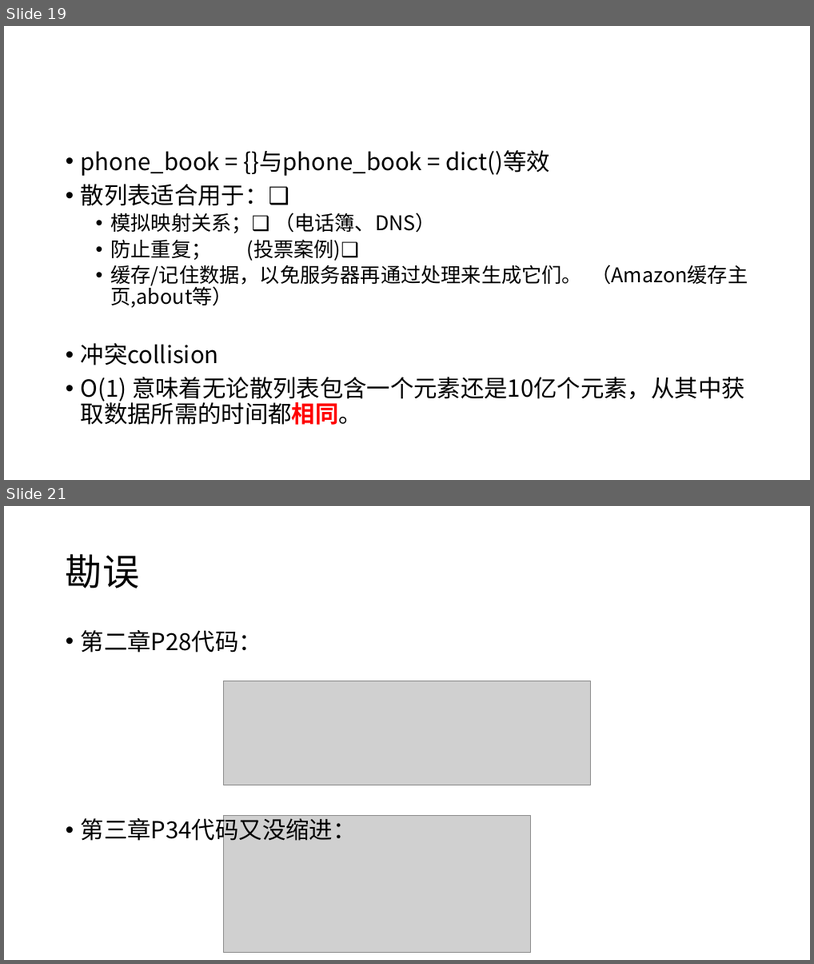
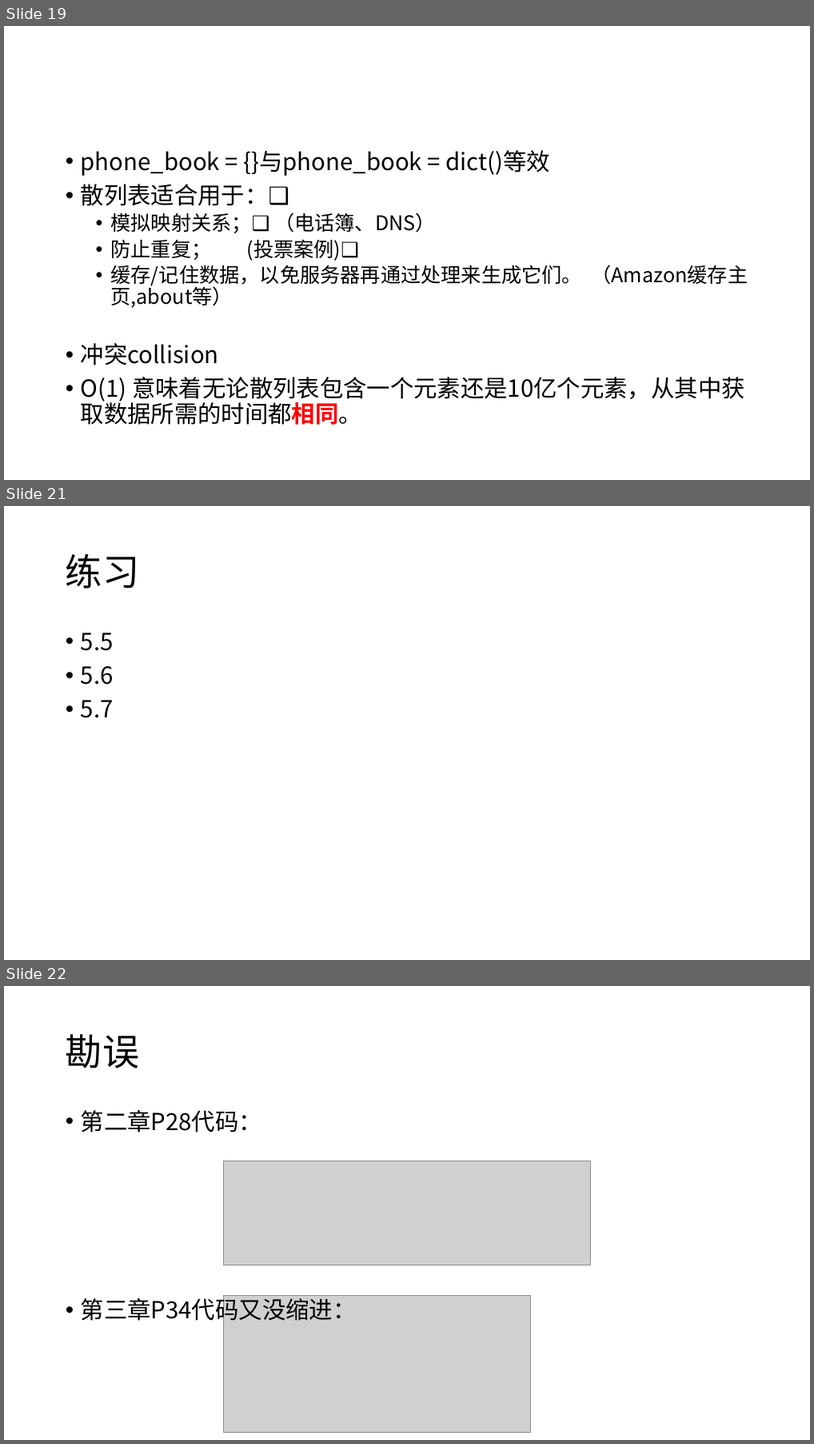
Before and after one commit to NoMatter-98/cityu-dg-cs, a slide deck: 20240916-算法图解/算法图解.pptx. Shown one above the other, each under a label of ours: slides 19 and 21 before the commit, slides 19, 21 and 22 after it; the slides between them are not shown. The pictures are 814x964 and 814x1444 pixels, drawn with LibreOffice and Linux fonts; fonts in the diff are those of the drawing; grey boxes stand for pictures. Boxes give left, top, right and bottom in pixels: in the first picture for what was removed or moved away, otherwise in the second. Text is boxed around its words. In the diff, an @@ line names an element or a change of style, - is before the commit and + after.

```diff
--- a/20240916-算法图解/算法图解.pptx
+++ b/20240916-算法图解/算法图解.pptx
@@ slide 21 added at (x1=4, y1=506, x2=810, y2=960), background #FFFFFF @@
@@ title added at (x1=66, y1=554, x2=139, y2=588), 44 pt, text #000000 @@
+练习
@@ text added at (x1=81, y1=632, x2=114, y2=718), 28 pt, text #000000 @@
+• 5.5
+• 5.6
+• 5.7
@@ what was slide 21 is now slide 22 @@
```
Also in this commit, not shown: 1 slide changed, 4 other files.
